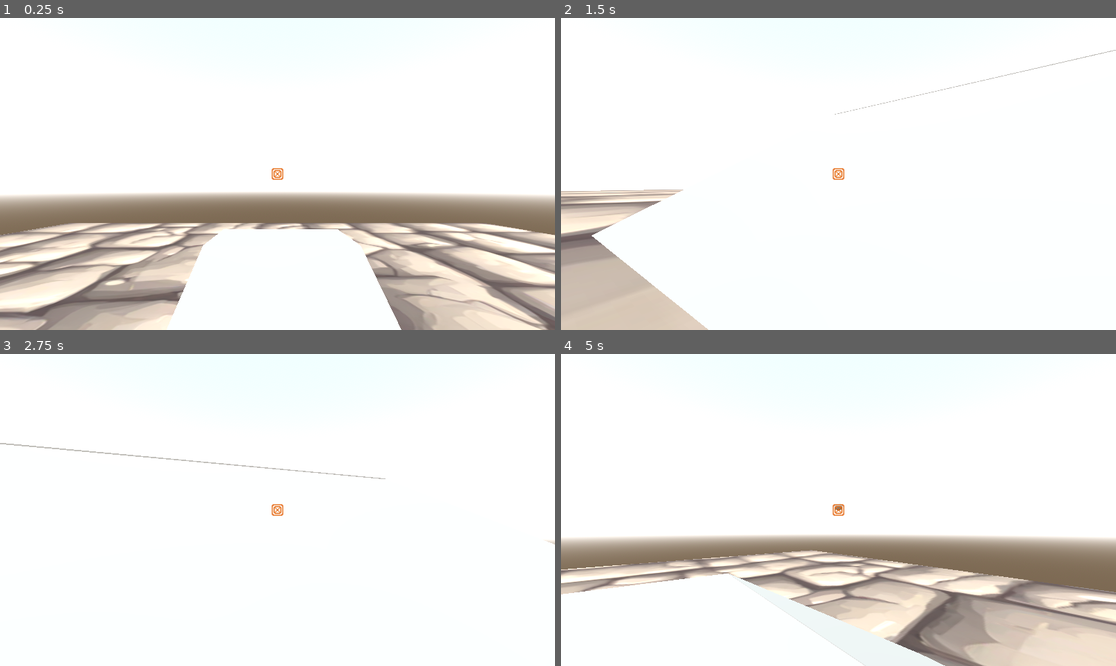
Above: before the commit, frames 1-4 (two rows, left to right).
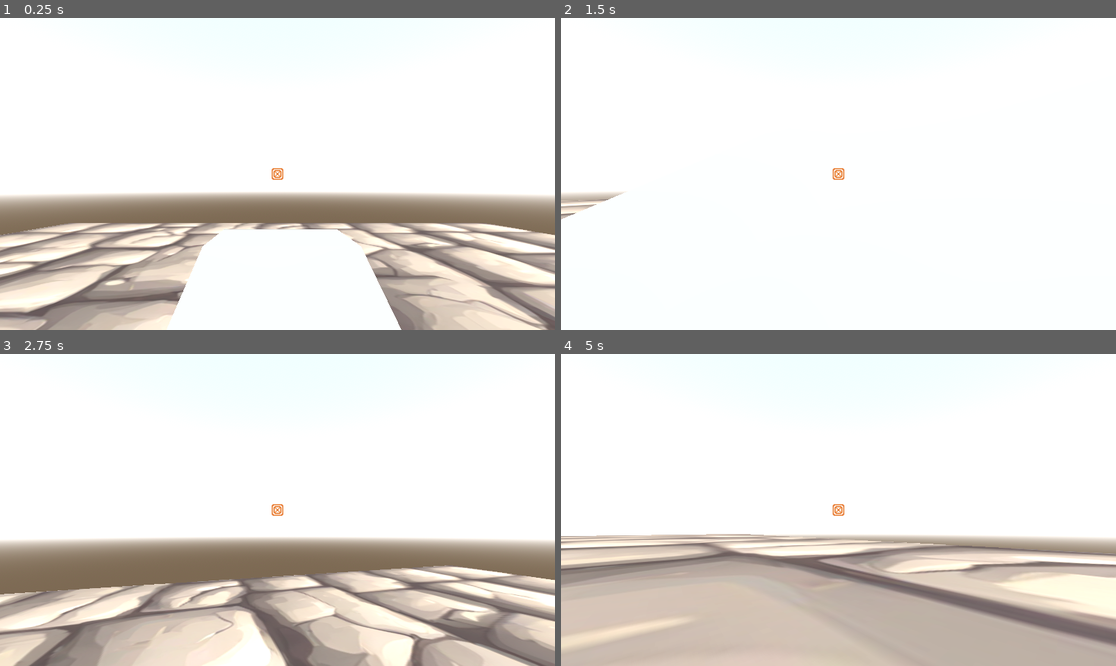
Above: after the commit, the same moments.

Repository: Aurora-Veill/3d-fps-deck-builder
Game: Godot game, scene res://node_3d.tscn
The game is run twice, just before and just after one commit, with the same random seed, the same clock (stepped at 60 frames per second) and the same inputs. The engine's default icon, where the game draws it, is replaced by a stand-in: a white triangle on a blue panel in a dark square.
Inputs (mouse positions are in pixels of both pictures, inside the frame that each line leads up to):
- Up to frame 1 (0.25 s): no input
- Up to frame 2 (1.5 s): move the mouse to (866, 174) at 0.52 s; hold W (forward) from 0.53 s (still down); click (866, 174) at 0.6 s; tap Space (jump) at 0.77 s; right-click (866, 174) at 0.8 s; move the mouse to (810, 174) at 1.27 s; right-click (810, 174) at 1.35 s
- Up to frame 3 (2.75 s): keep holding W (forward); tap Space (jump) at 1.52 s; click (249, 510) at 1.55 s; move the mouse to (288, 503) at 2.02 s; click (288, 503) at 2.1 s; right-click (288, 503) at 2.3 s
- Up to frame 4 (5 s): keep holding W (forward); move the mouse to (832, 516) at 2.77 s; right-click (832, 516) at 2.85 s; tap Space (jump) at 3.02, 3.77, 4.52 s; click (832, 516) at 3.05 s; move the mouse to (877, 513) at 3.52 s; click (877, 513) at 3.6 s; right-click (877, 513) at 3.8 s; move the mouse to (794, 506) at 4.27 s; right-click (794, 506) at 4.35 s; click (794, 506) at 4.55 s

The runs differ from the first frame. In frame 1, less than 0.1% of the frame differs, in the area x 36-65%, y 67-74%; in frame 2, 6.7%; in frame 3, 38%, in the area x 0-100%, y 28-100%; in frame 4, 35%.
Error after the commit: Invalid assignment of property or key 'direction' with value of type 'Vector3' on a base object of type 'Node3D (card)'. (res://movement.gd:59)

Commit message:
start to make deck

Diff:
--- /dev/null
+++ b/Card.gd
@@ -0,0 +1,4 @@
+extends Node
+class_name card
+
+@export var uses = 1
--- /dev/null
+++ b/Dash.gd
@@ -0,0 +1,7 @@
+extends card
+func use(PC):
+	var direction = -PC.cameraf.get_global_transform().basis.z
+	PC.velocity += direction.normalized * 1000
+	uses -= 1
+	if uses <= 0:
+		queue_free()
--- a/movement.gd
+++ b/movement.gd
@@ -1,50 +1,64 @@
 extends CharacterBody3D
-
 
 const SPEED = 5.0
 const JUMP_VELOCITY = 4.5
 
-# Get the gravity from the project settings to be synced with RigidBody nodes.
 var gravity = ProjectSettings.get_setting("physics/3d/default_gravity")
 var projectile = preload("res://projectile.tscn")
 var hp = 100
 @onready var cameraf = $fpv
 @onready var rayRizzo = $RayCast3D
+var hand = Array()
+var activeCard = 0
 func _process(delta):
 	Input.set_mouse_mode(Input.MOUSE_MODE_CAPTURED)
+
 func _physics_process(delta):
-	# Add the gravity.
 
 	if not is_on_floor():
 		velocity.y -= gravity * delta
 
-	# Handle Jump.
 	if Input.is_action_just_pressed("jump") and is_on_floor():
 		velocity.y = JUMP_VELOCITY
-	# Get the input direction and handle the movement/deceleration.
-	# As good practice, you should replace UI actions with custom gameplay actions.
+	velocity.x /= 2
+	velocity.z /= 2
 	var input_dir = Input.get_vector("left", "right", "forward", "backwards")
 	var direction = (transform.basis * Vector3(input_dir.x, 0, input_dir.y)).normalized()
 	if direction:
-		velocity.x = direction.x * SPEED
-		velocity.z = direction.z * SPEED
+		velocity.x += direction.x * SPEED
+		velocity.z += direction.z * SPEED
 	else:
-		velocity.x = move_toward(velocity.x, 0, SPEED)
-		velocity.z = move_toward(velocity.z, 0, SPEED)
-	var turn_dir = (int)(Input.is_action_pressed("turn_left")) - (int)(Input.is_action_pressed("turn_right"))
-	self.rotate_y(turn_dir * 0.1)
+		velocity.x += move_toward(velocity.x, 0, SPEED)
+		velocity.z += move_toward(velocity.z, 0, SPEED)
 	move_and_slide()
 	if Input.is_action_just_pressed("shoot"):
 		attack(projectile)
+
+	if Input.is_action_just_pressed("use_card"):
+		pass
+		hand[activeCard].use()
+
+	if Input.is_action_just_pressed("cycle_card_left"):
+		activeCard -= 1
+		if activeCard == -1:
+			activeCard = hand.size() - 1
+
+	if Input.is_action_just_pressed("cycle_card_right"):
+		activeCard += 1
+		if activeCard == hand.size():
+			activeCard = 0
 func _input(event):
 	if event is InputEventMouseMotion:
 		rotation.y -= event.relative.x / 100
 		cameraf.rotation.x -= event.relative.y / 250
+
 func attack(projectile: PackedScene) -> void:
 	var atk = projectile.instantiate()
 	atk.position = position
+	print()
 	atk.direction = -cameraf.get_global_transform().basis.z
 	atk.maker = self
 	get_parent().add_child(atk)
+
 func damage(dmg):
 	hp -= dmg
--- a/node_3d.tscn
+++ b/node_3d.tscn
@@ -64,7 +64,7 @@
 use_collision = true
 
 [node name="CSGBox3D4" type="CSGBox3D" parent="NavigationRegion3D"]
-transform = Transform3D(10, 0, 0, 0, 1, 0, 0, 0, 5, 0.274, 3.93531, -15.604)
+transform = Transform3D(10, 0, 0, 0, 1, 0, 0, 0, 5, 0.274, 3.9, -15.604)
 use_collision = true
 
 [node name="CSGBox3D3" type="CSGBox3D" parent="NavigationRegion3D"]
--- a/project.godot
+++ b/project.godot
@@ -46,12 +46,12 @@
 "events": [Object(InputEventKey,"resource_local_to_scene":false,"resource_name":"","device":-1,"window_id":0,"alt_pressed":false,"shift_pressed":false,"ctrl_pressed":false,"meta_pressed":false,"pressed":false,"keycode":0,"physical_keycode":32,"key_label":0,"unicode":32,"echo":false,"script":null)
 ]
 }
-turn_left={
+cycle_card_left={
 "deadzone": 0.5,
 "events": [Object(InputEventKey,"resource_local_to_scene":false,"resource_name":"","device":-1,"window_id":0,"alt_pressed":false,"shift_pressed":false,"ctrl_pressed":false,"meta_pressed":false,"pressed":false,"keycode":0,"physical_keycode":81,"key_label":0,"unicode":113,"echo":false,"script":null)
 ]
 }
-turn_right={
+cycle_card_right={
 "deadzone": 0.5,
 "events": [Object(InputEventKey,"resource_local_to_scene":false,"resource_name":"","device":-1,"window_id":0,"alt_pressed":false,"shift_pressed":false,"ctrl_pressed":false,"meta_pressed":false,"pressed":false,"keycode":0,"physical_keycode":69,"key_label":0,"unicode":101,"echo":false,"script":null)
 ]
@@ -66,3 +66,8 @@
 "events": [Object(InputEventMouseButton,"resource_local_to_scene":false,"resource_name":"","device":-1,"window_id":0,"a …(253 unchanged characters)…
 ]
 }
+use_card={
+"deadzone": 0.5,
+"events": [Object(InputEventMouseButton,"resource_local_to_scene":false,"resource_name":"","device":-1,"window_id":0,"alt_pressed":false,"shift_pressed":false,"ctrl_pressed":false,"meta_pressed":false,"button_mask":2,"position":Vector2(166, 25),"global_position":Vector2(170, 68),"factor":1.0,"button_index":2,"canceled":false,"pressed":true,"double_click":false,"script":null)
+]
+}
--- a/projectile.tscn
+++ b/projectile.tscn
@@ -1,6 +1,6 @@
 [gd_scene load_steps=5 format=3 uid="uid://bw3sgmbukcg5t"]
 
-[ext_resource type="Script" path="res://Node3D.gd" id="1_fywpe"]
+[ext_resource type="Script" path="res://Card.gd" id="1_2uidk"]
 [ext_resource type="Texture2D" uid="uid://b4xri70163n2o" path="res://Beam-Beta.png" id="2_uve0i"]
 
 [sub_resource type="CapsuleMesh" id="CapsuleMesh_x0pdc"]
@@ -11,8 +11,8 @@
 radius = 0.21
 height = 0.42
 
-[node name="bulett" type="Node3D"]
-script = ExtResource("1_fywpe")
+[node name="bullet" type="Node3D"]
+script = ExtResource("1_2uidk")
 
 [node name="Sprite3D" type="Sprite3D" parent="."]
 texture = ExtResource("2_uve0i")
@@ -26,3 +26,4 @@
 shape = SubResource("CapsuleShape3D_i32u5")
 
 [connection signal="body_entered" from="Area3D" to="." method="_on_area_3d_body_entered"]
+[connection signal="body_shape_entered" from="Area3D" to="." method="_on_area_3d_body_shape_entered"]
